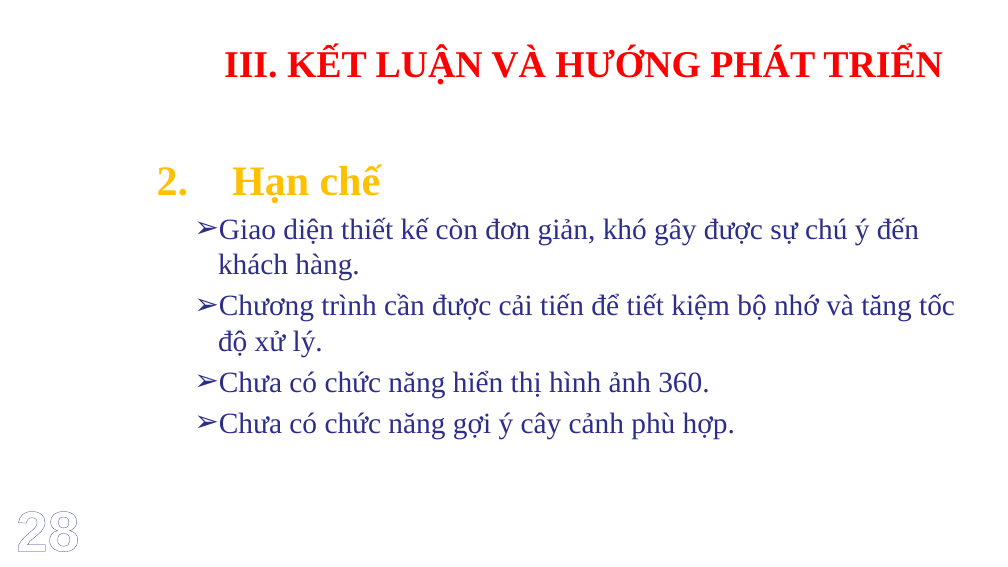
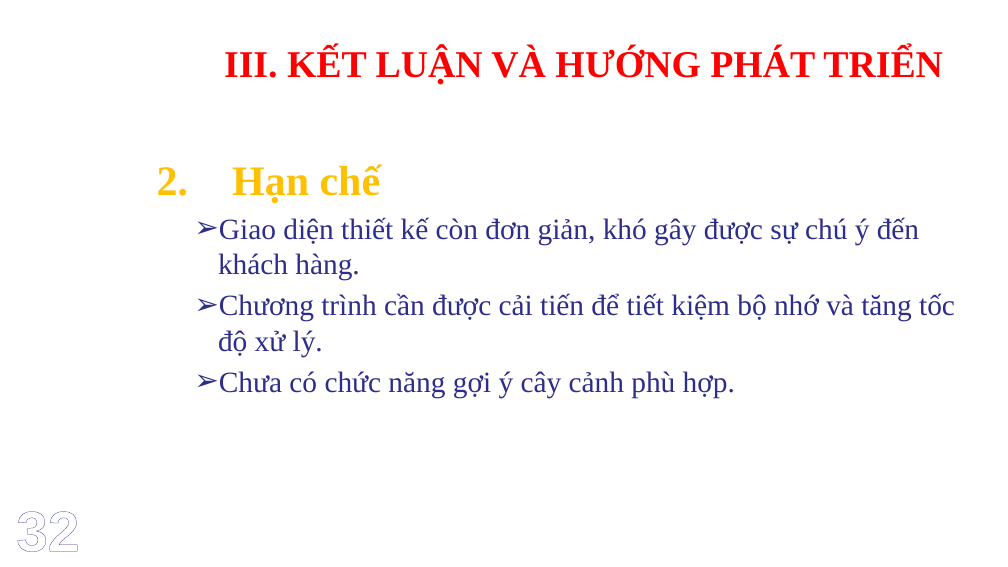
Before and after one commit to cuongtq185/LuanVanTotNghiep, a slide deck: slide 33 of Trần Quốc Cường - slide báo cáo luận văn.pptx (slide 29 before the commit). Drawn at 1008x567 pixels with LibreOffice and Linux fonts; fonts in the diff are those of the drawing; background and template pictures are left out. Boxes give left, top, right and bottom in pixels: in the first picture for what was removed or moved away, otherwise in the second. Text is boxed around its words. In the diff, an @@ line names an element or a change of style, - is before the commit and + after.

```diff
--- a/Trần Quốc Cường - slide báo cáo luận văn.pptx
+++ b/Trần Quốc Cường - slide báo cáo luận văn.pptx
@@ text at bbox=[219, 370, 709, 398]: paragraph removed @@
-  ➢ Chưa có chức năng hiển thị hình ảnh 360.
@@ text at bbox=[16, 511, 79, 552]: text changed @@
-28
+32
```
Also in this commit, not shown: 26 other slides changed, 6 slides added, 2 slides removed, 3 other files.
